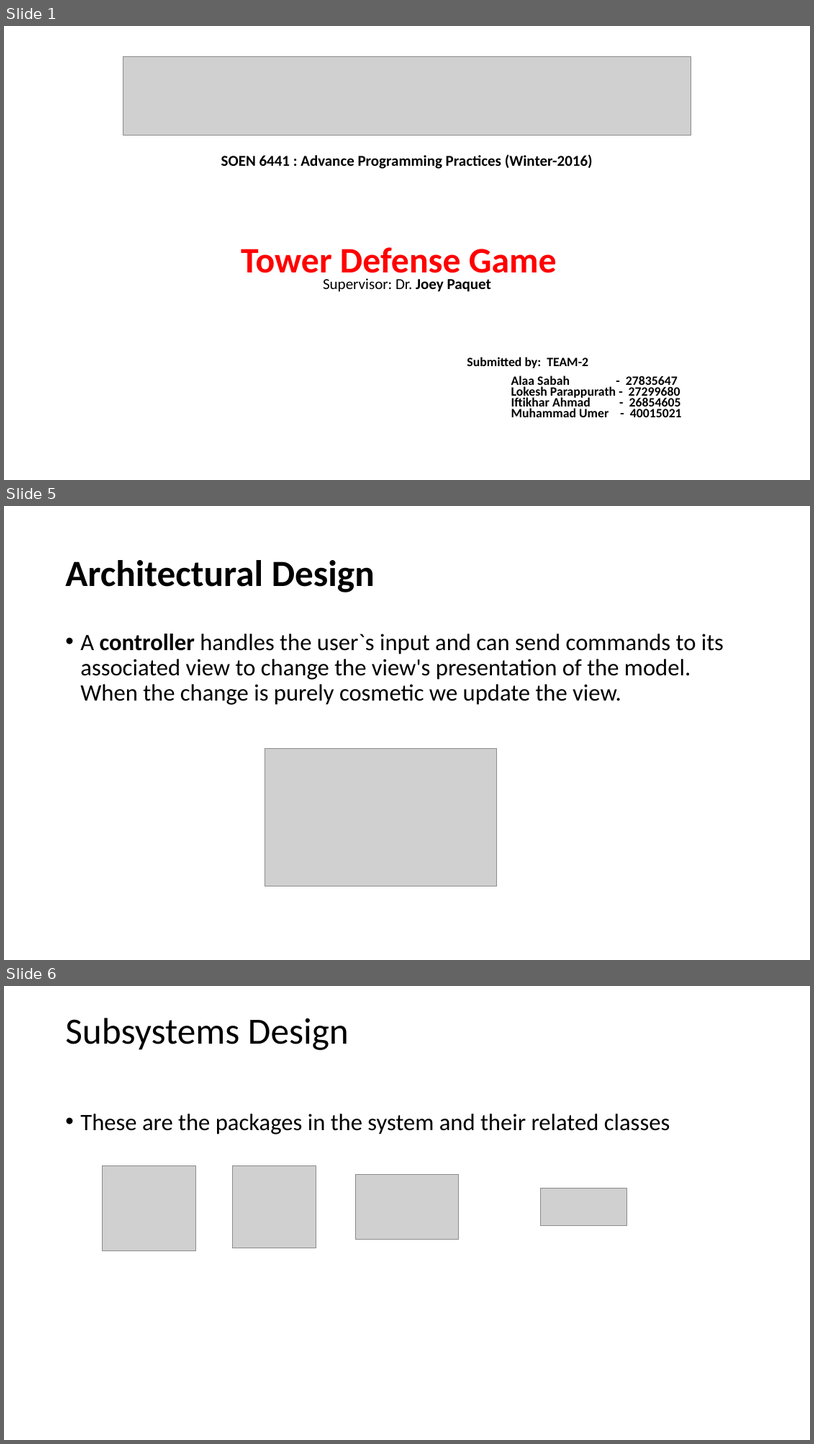
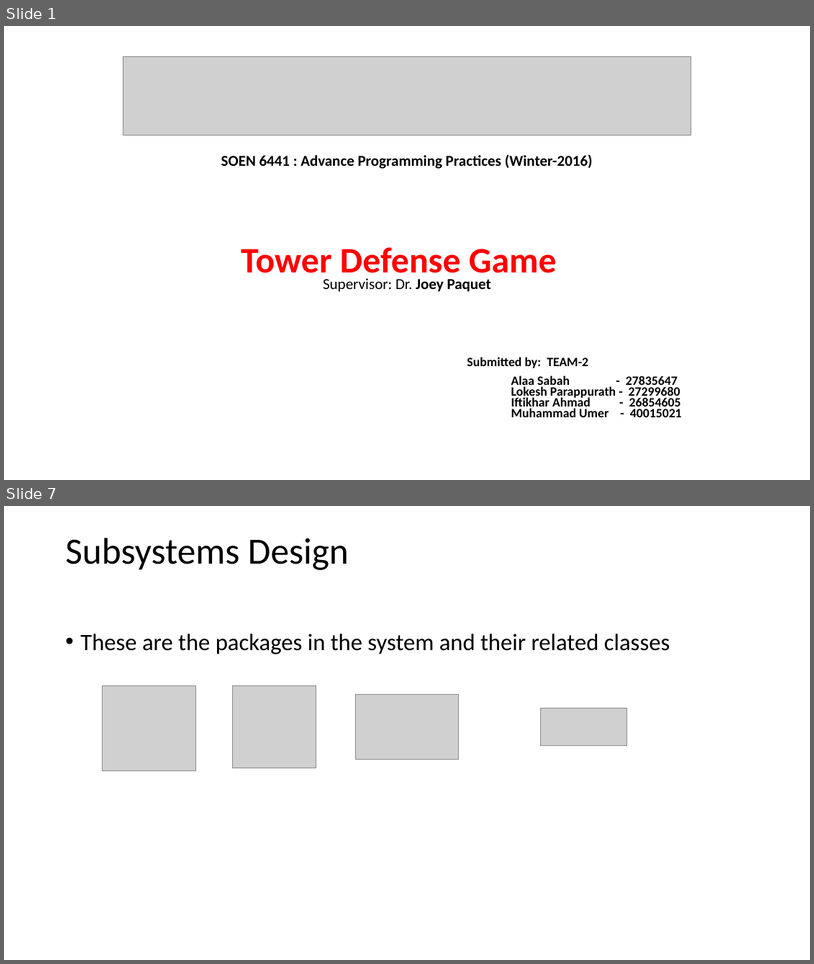
Before and after one commit to umerkk/TD-Game, a slide deck: Design Doc/Presentation.pptx. Shown one above the other, each under a label of ours: slides 1, 5 and 6 before the commit, slides 1 and 7 after it; the slides between them are not shown. The pictures are 814x1444 and 814x964 pixels, drawn with LibreOffice and Linux fonts; fonts in the diff are those of the drawing; grey boxes stand for pictures. Boxes give left, top, right and bottom in pixels: in the first picture for what was removed or moved away, otherwise in the second. Text is boxed around its words. In the diff, an @@ line names an element or a change of style, - is before the commit and + after.

```diff
--- a/Design Doc/Presentation.pptx
+++ b/Design Doc/Presentation.pptx
@@ slide 5 removed at <box>4,506,810,960</box>, background #FFFFFF @@
@@ title removed at <box>65,560,375,592</box> @@
-Architectural Design
@@ text removed at <box>80,633,724,705</box> @@
-• A controller handles the user`s input and can send commands to its associated view to change the view's presentation of the model. When the change is purely cosmetic we update the view.
@@ picture removed at <box>265,749,497,886</box> @@
@@ what was slide 6 is now slide 7 @@
```
Also in this commit, not shown: 3 slides changed, 2 slides added, 1 other slide removed, 1 other file.
